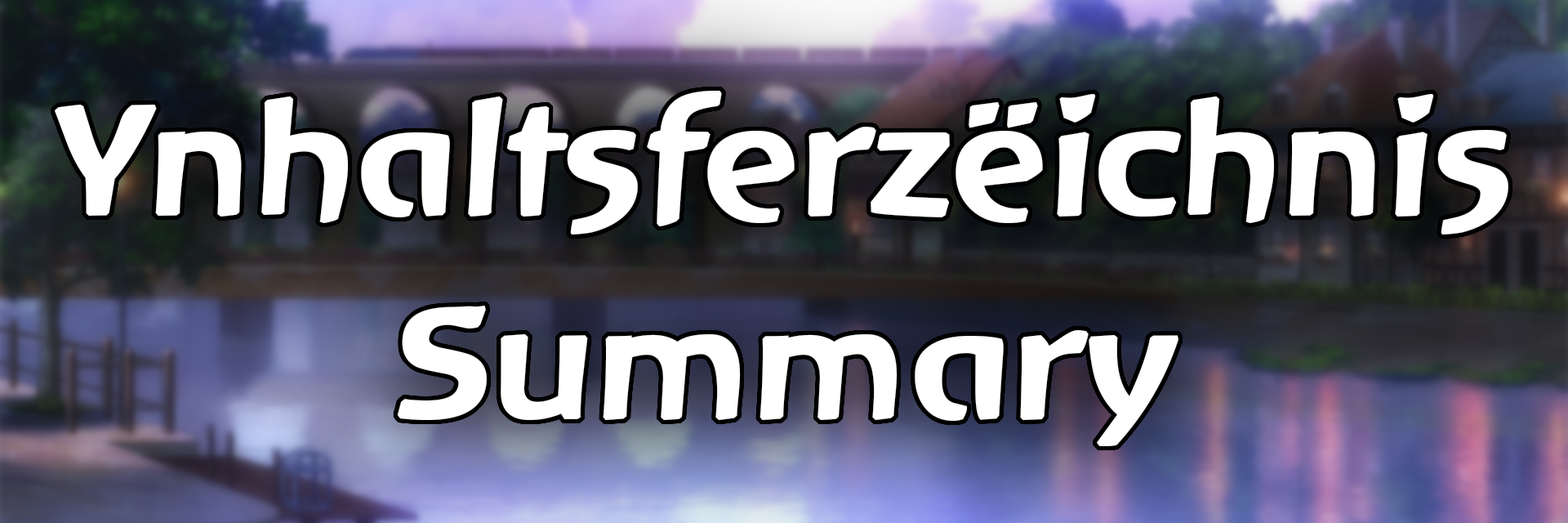
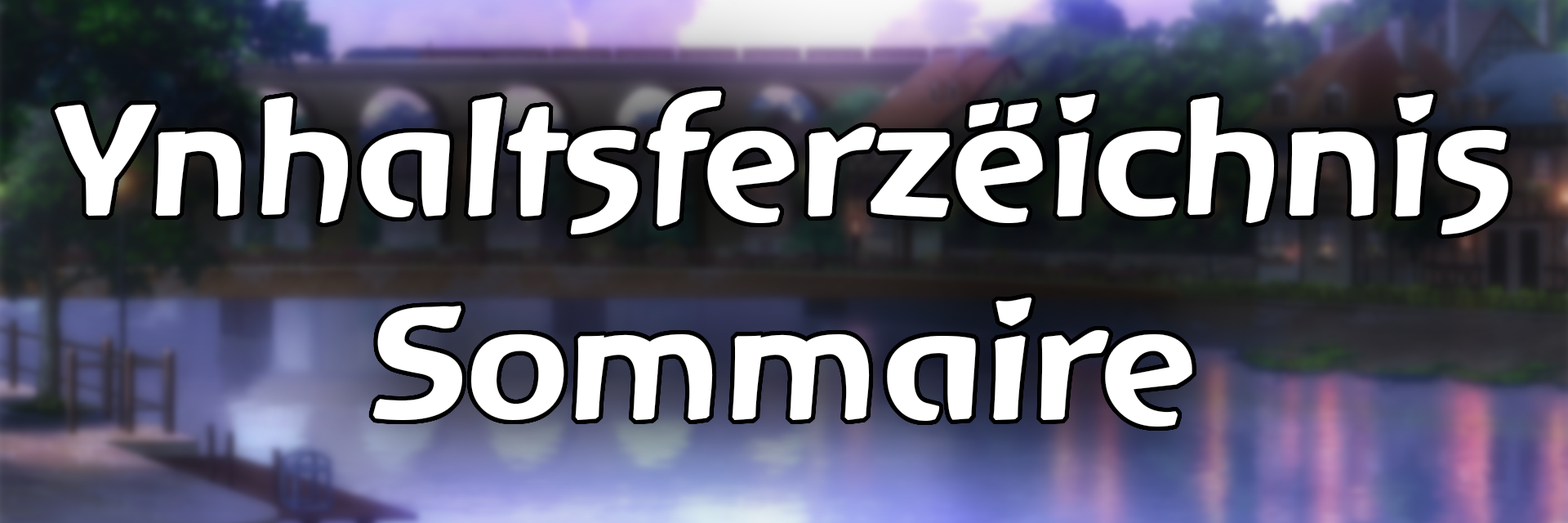
Layers edited between the first and the second w=1568, h=523 image:
painted on "Ynhaltsferzëichnis ..." over [250, 228, 1295, 523]
